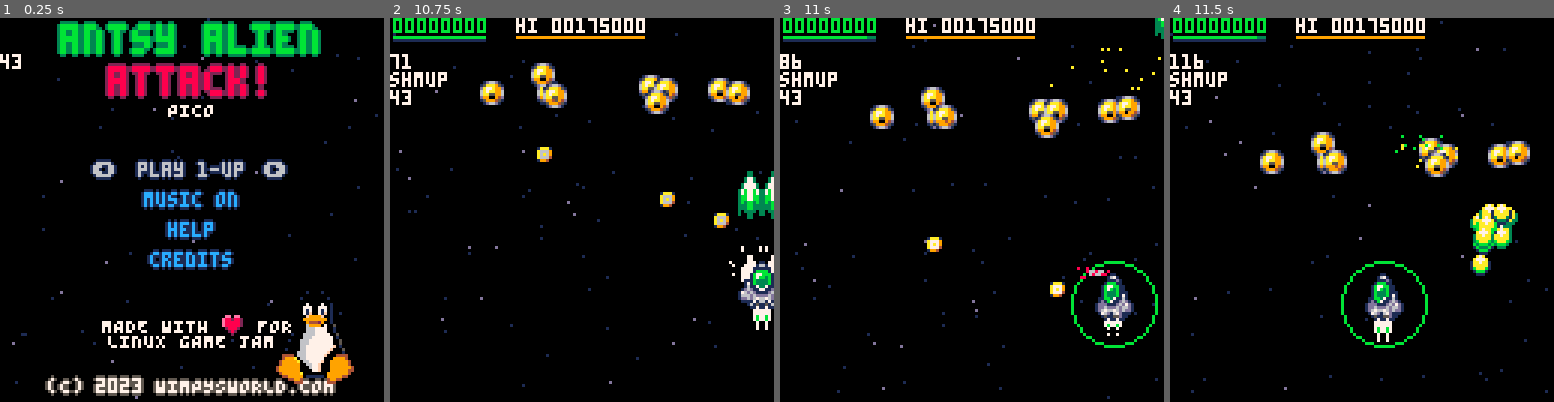
Above: before the commit, frames 1-4 (left to right).
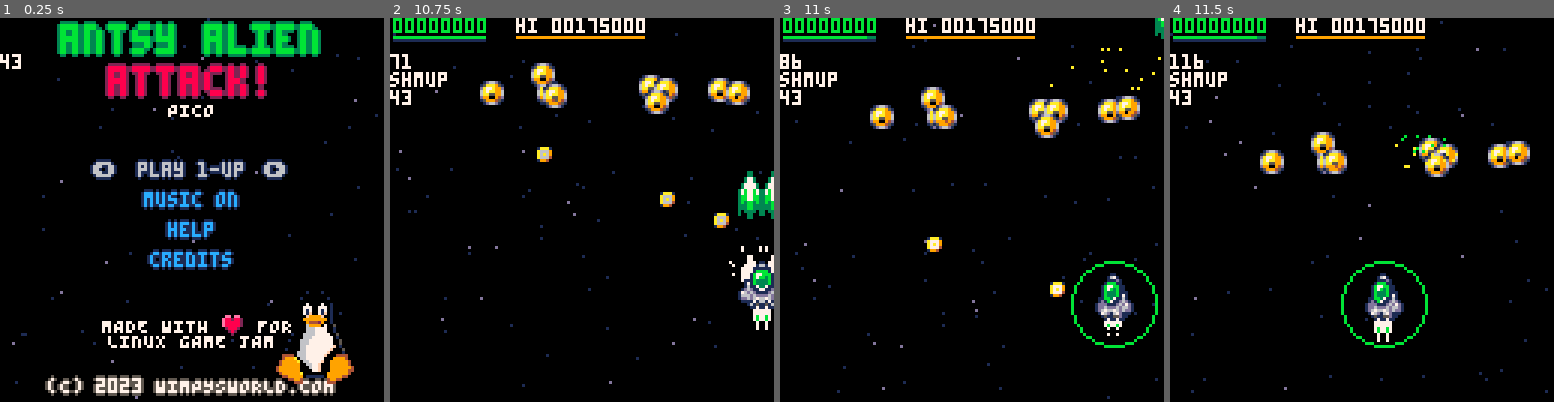
Above: after the commit, the same moments.

Repository: wimpysworld/antsy-alien-attack-pico
Game: PICO-8 cartridge main.p8
Same seed, same stepped clock (60 frames per second), same inputs: the game is played once before the commit and once after it.
Inputs:
- Up to frame 1 (0.25 s): no input
- Up to frame 2 (10.75 s): tap X (X key) at 0.33, 0.7, 1.43, 2.58, 3.1, 3.62, 4.13, 4.65, 5.17, 5.68, 6.2, 6.72, 7.23, 7.75, 8.27, 8.78, 9.3, 9.82, 10.33 s; tap O (Z key) at 1.07, 1.8, 2.43, 3.07, 3.7, 4.33, 4.97, 5.6, 6.23, 6.87, 7.5, 8.13, 8.77, 9.4, 10.03, 10.67 s; hold Right 2.33-3.33 s; hold Right 3.38-4.22 s; hold Up 4.27-4.67 s; hold Right 4.72-5.72 s; hold Down 5.77-6.1 s; hold Left 6.15-6.98 s; hold Right 7.03-8.03 s; hold Right 8.08-8.92 s; hold Up 8.97-9.37 s; hold Right 9.42-10.42 s; hold Down from 10.47 s (still down)
- Up to frame 3 (11 s): release Down at 10.8 s; tap X (X key) at 10.85 s; hold Left from 10.85 s (still down)
- Up to frame 4 (11.5 s): keep holding Left; tap O (Z key) at 11.3 s; tap X (X key) at 11.37 s

Frames 1-2 are identical in both runs. In frame 3, 0.1% of the frame differs, in the area x 77-86%, y 64-68%; in frame 4, 1.6%, in the area x 58-91%, y 30-68%.

Commit message:
fix: only play player explosion when HP is exhausted

Diff:
--- a/main.p8
+++ b/main.p8
@@ -1185,9 +1185,9 @@
   end
   pl.hp-=damage
   pl.shields+=120
-  emit_explosion(pl.x,pl.y,pl.explosion_size,pl.explosion_style)
   sfx(10)
  end
+ if (pl.hp<=0) emit_explosion(pl.x,pl.y,pl.explosion_size,pl.explosion_style)
 end
 
 function check_player_collisions(pl)
